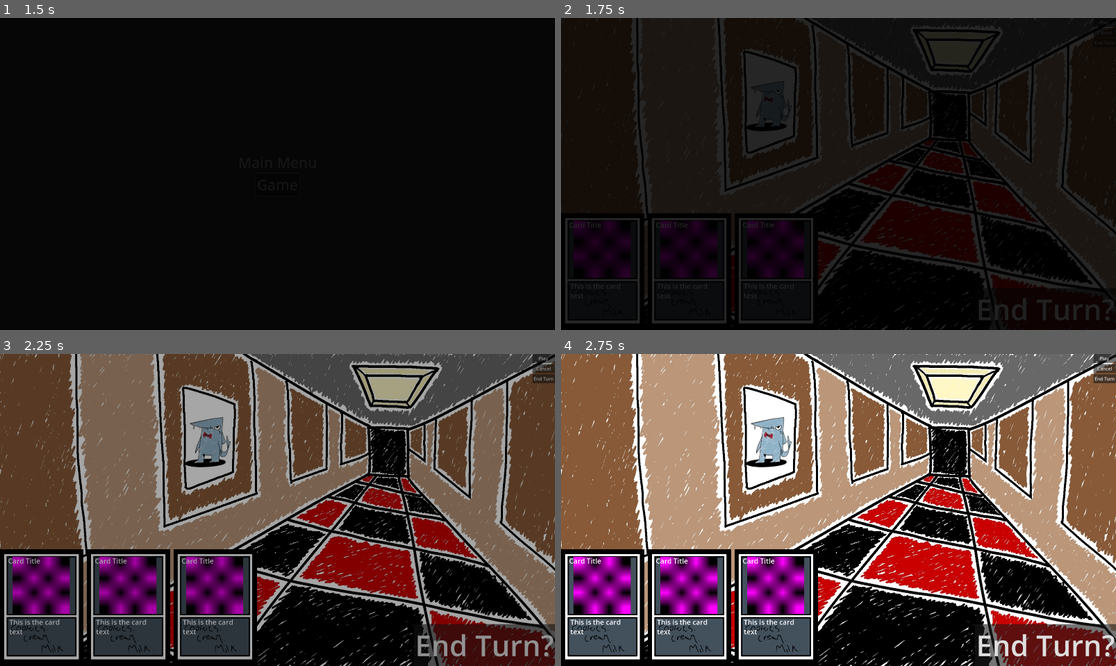
Above: before the commit, frames 1-4 (two rows, left to right).
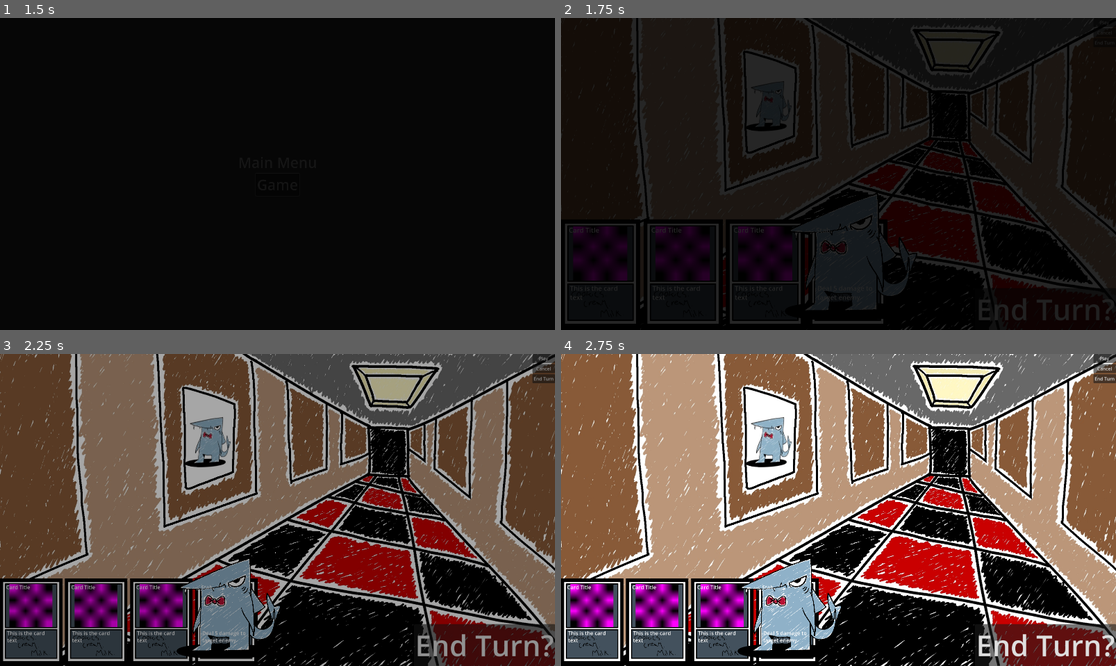
Above: after the commit, the same moments.

Repository: nonagaga/MJ193
Game: Godot game, scene res://Scenes/scene_manager.tscn
The game is run twice, just before and just after one commit, with the same random seed, the same clock (stepped at 60 frames per second) and the same inputs. Sound files missing from this copy of the repository are replaced by a short silence.
Inputs:
- Up to frame 1 (1.5 s): click "Game" at 0.5 s; click "Game" at 1.25 s
- Up to frame 2 (1.75 s): no input
- Up to frame 3 (2.25 s): click "Play" at 2 s
- Up to frame 4 (2.75 s): no input

Frame 1 is identical in both runs. In frame 2, 6.7% of the frame differs, in the area x 0-65%, y 56-100%; in frame 3, 14%; in frame 4, 14%, in the area x 0-51%, y 62-100%.
Error before the commit: Parse Error: Could not find type "Card" in the current scope. (res://UI/game_ui.gd:3)
Error after the commit: Invalid call. Nonexistent function 'setUpCard' in base 'Nil'. (res://card.gd:12)

Commit message:
Update game_ui.gd

Diff:
--- a/UI/game_ui.gd
+++ b/UI/game_ui.gd
@@ -1,6 +1,6 @@
 extends CanvasLayer
 
-var cur_card_selected:Card = null
+var cur_card_selected:CardDataClass = null
 var card_packed = preload("res://card.tscn")
 @export var hand : HBoxContainer
 
@@ -15,7 +15,7 @@
 		return
 	create_card(card).reparent(hand,false)
 
-func create_card(card:Card)->Control:
+func create_card(card:CardDataClass)->Control:
 	var new_card_instance = card_packed.instantiate()
 	new_card_instance.card_res = card
 	$Void.add_child(new_card_instance)
